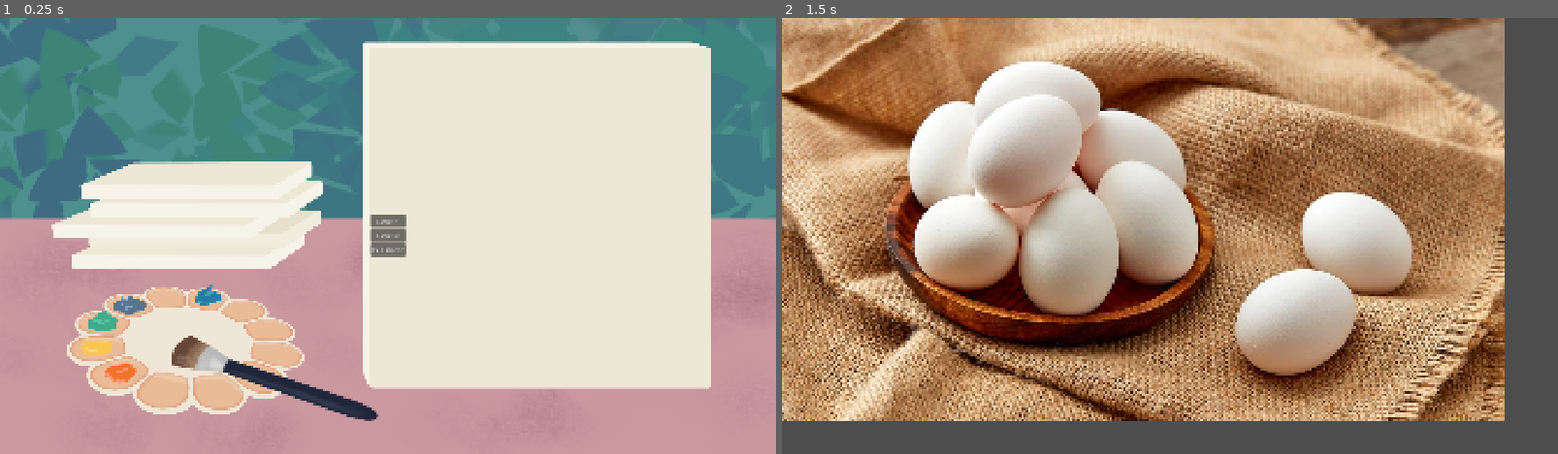
Above: before the commit, frames 1-2 (left to right).
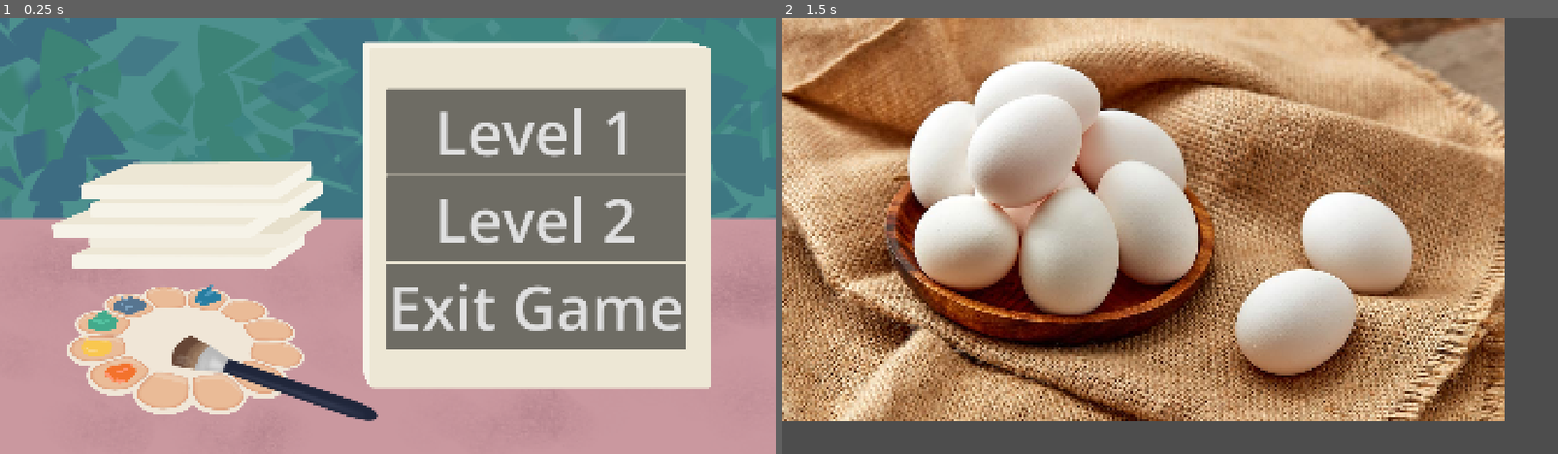
Above: after the commit, the same moments.

Repository: peterho2022/GGJ26TeamG
Game: Godot game, scene res://Scenes/MenuScene.tscn
Same seed, same stepped clock (60 frames per second), same inputs: the game is played once before the commit and once after it. This scene is started directly instead of the project's main scene.
Inputs (mouse positions are in pixels of both pictures, inside the frame that each line leads up to):
- Up to frame 1 (0.25 s): no input
- Up to frame 2 (1.5 s): click "Level 1" at 0.5 s; tap Enter (commit_color) at 1.25 s; move the mouse to (1340, 214) at 1.27 s; hold Enter (commit_color) from 1.28 s (still down); click (1340, 214) at 1.42 s

The runs differ from the first frame. In frame 1, 21% of the frame differs, in the area x 47-89%, y 16-76%; in frame 2, nothing differs.

Commit message:
修正選單的按鈕位置

Diff:
--- a/Scenes/MenuScene.tscn
+++ b/Scenes/MenuScene.tscn
@@ -15,27 +15,29 @@
 [node name="VBoxContainer" type="VBoxContainer" parent="Background" unique_id=1619064872]
 layout_mode = 1
 anchors_preset = -1
-anchor_left = 0.694
-anchor_top = 0.453
-anchor_right = 0.694
-anchor_bottom = 0.453
-offset_left = -415.97998
-offset_top = 0.25997925
-offset_right = -328.97998
-offset_bottom = 101.25998
+anchor_left = 0.49791667
+anchor_top = 0.16328955
+anchor_right = 0.946875
+anchor_bottom = 0.8595859
+offset_right = -122.0
+offset_bottom = -105.0
 grow_horizontal = 2
 grow_vertical = 2
+metadata/_edit_use_anchors_ = true
 
 [node name="Btn_Level1" type="Button" parent="Background/VBoxContainer" unique_id=434736732]
 layout_mode = 2
+theme_override_font_sizes/font_size = 150
 text = "Level 1"
 
 [node name="Btn_Level2" type="Button" parent="Background/VBoxContainer" unique_id=295061127]
 layout_mode = 2
+theme_override_font_sizes/font_size = 150
 text = "Level 2"
 
 [node name="Btn_Exit" type="Button" parent="Background/VBoxContainer" unique_id=2026750664]
 layout_mode = 2
+theme_override_font_sizes/font_size = 150
 text = "Exit Game"
 
 [connection signal="pressed" from="Background/VBoxContainer/Btn_Level1" to="." method="_on_btn_level_1_pressed"]
